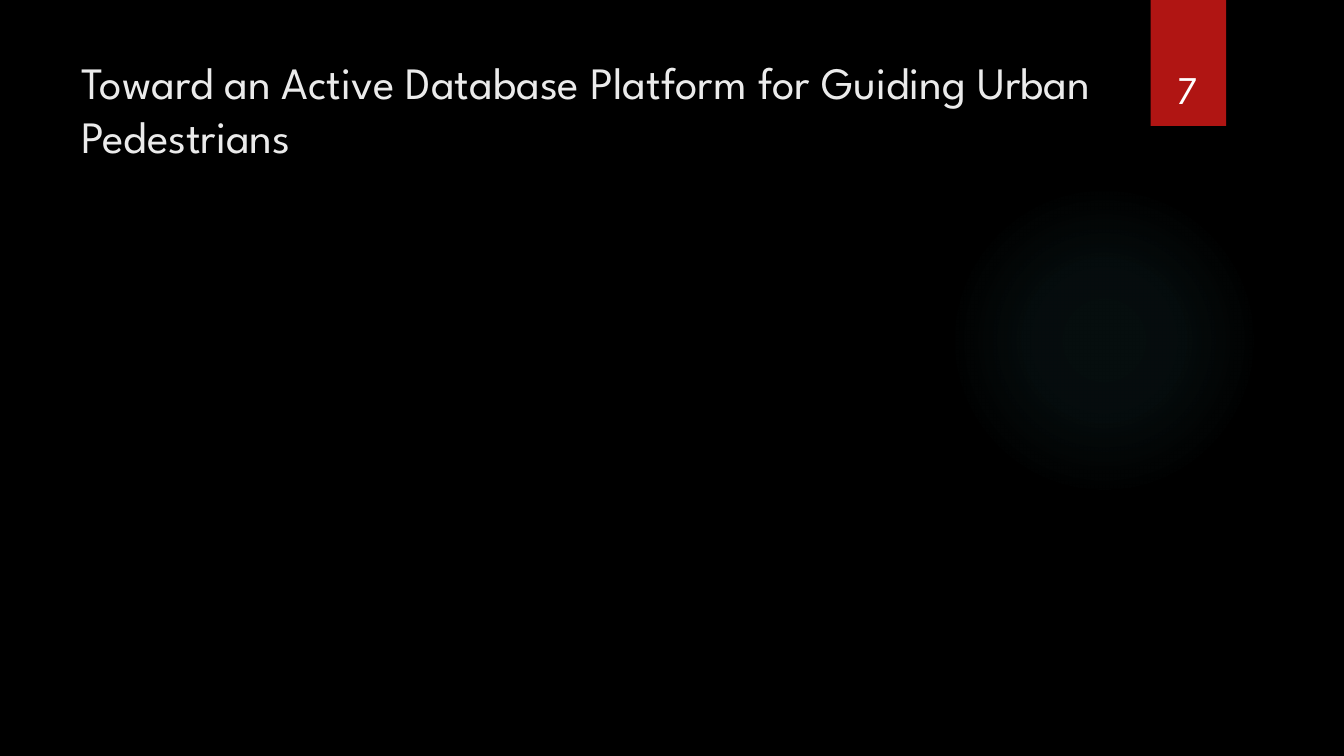
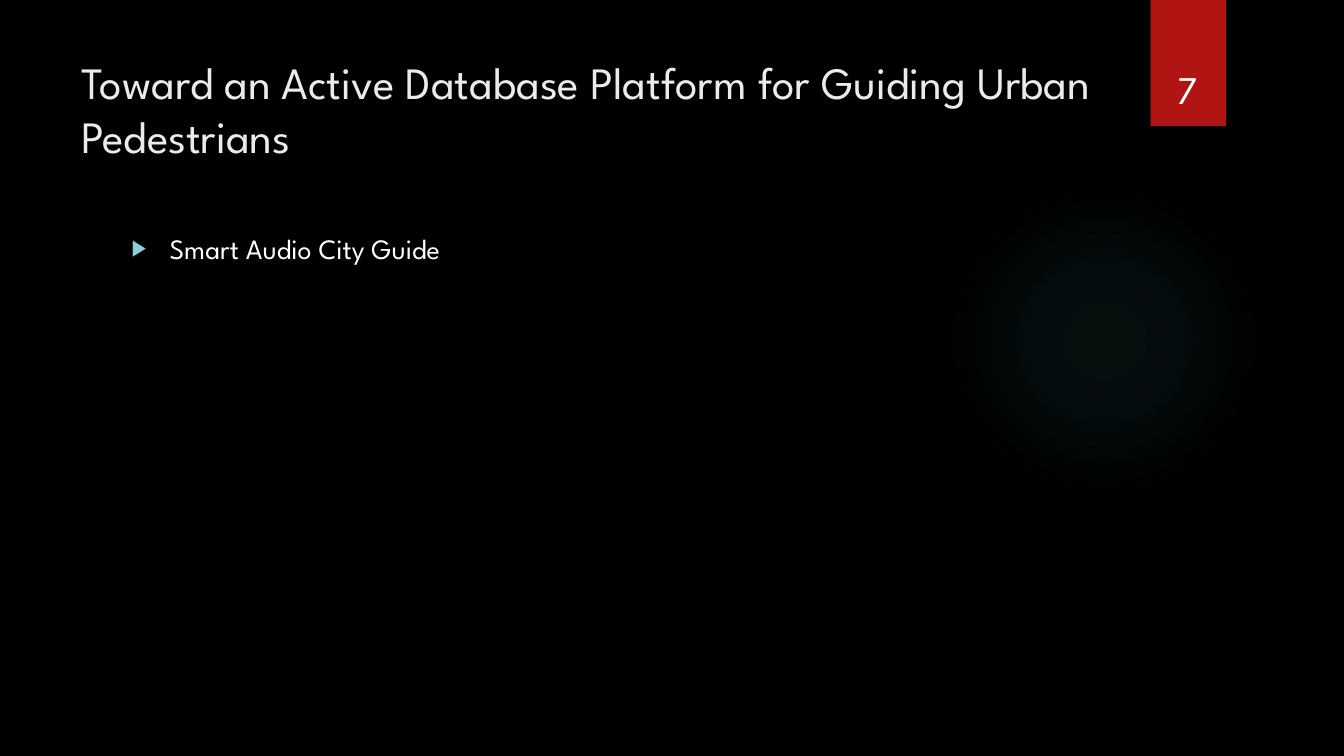
Before and after one commit to gorobaum/t2bd, a slide deck: slide 7 of apresentacao.pptx. Drawn at 1344x756 pixels with LibreOffice and Linux fonts; fonts in the diff are those of the drawing; background and template pictures are left out. Boxes give left, top, right and bottom in pixels: in the first picture for what was removed or moved away, otherwise in the second. Text is boxed around its words. In the diff, an @@ line names an element or a change of style, - is before the commit and + after.

Commit message:
Smart Audio City Guide na apresentação

```diff
--- a/apresentacao.pptx
+++ b/apresentacao.pptx
@@ text added at (170, 239, 440, 265), 20 pt, text #FFFFFF @@
+▶ Smart Audio City Guide
```
Also in this commit, not shown: 1 other slide changed.
